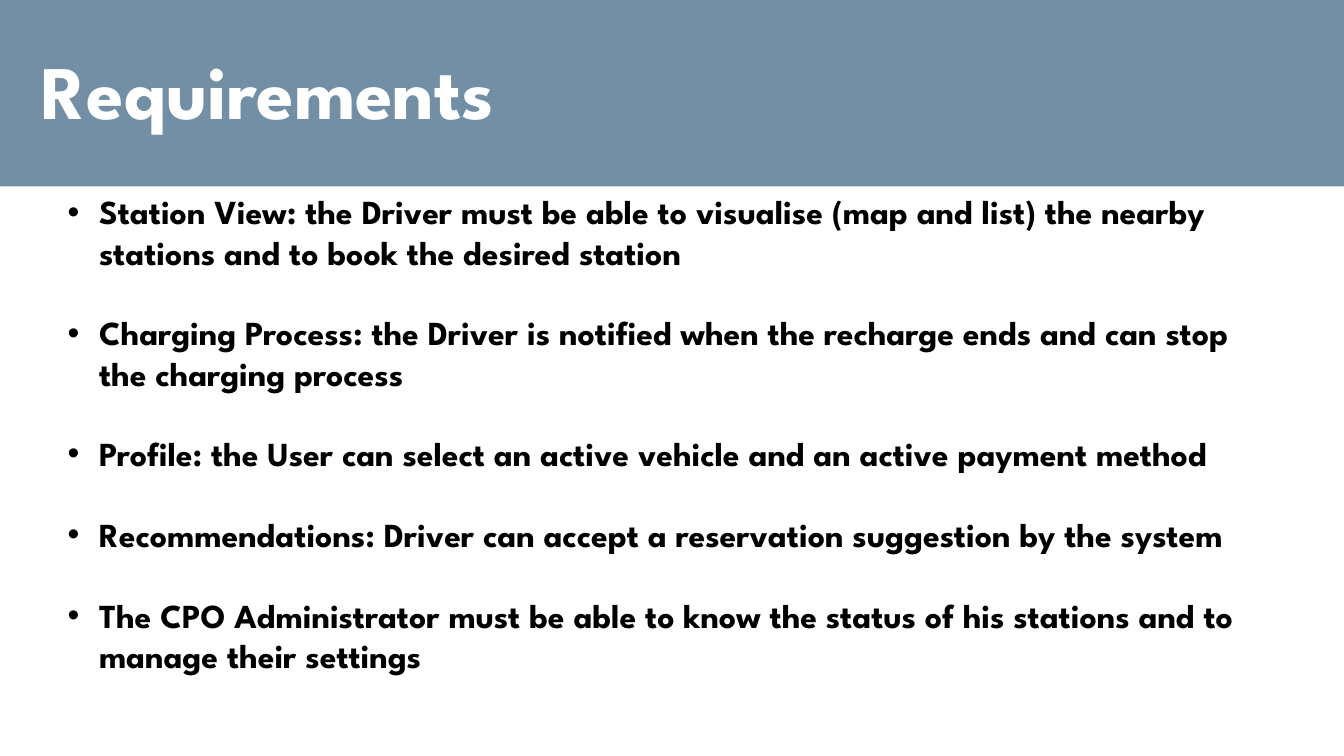
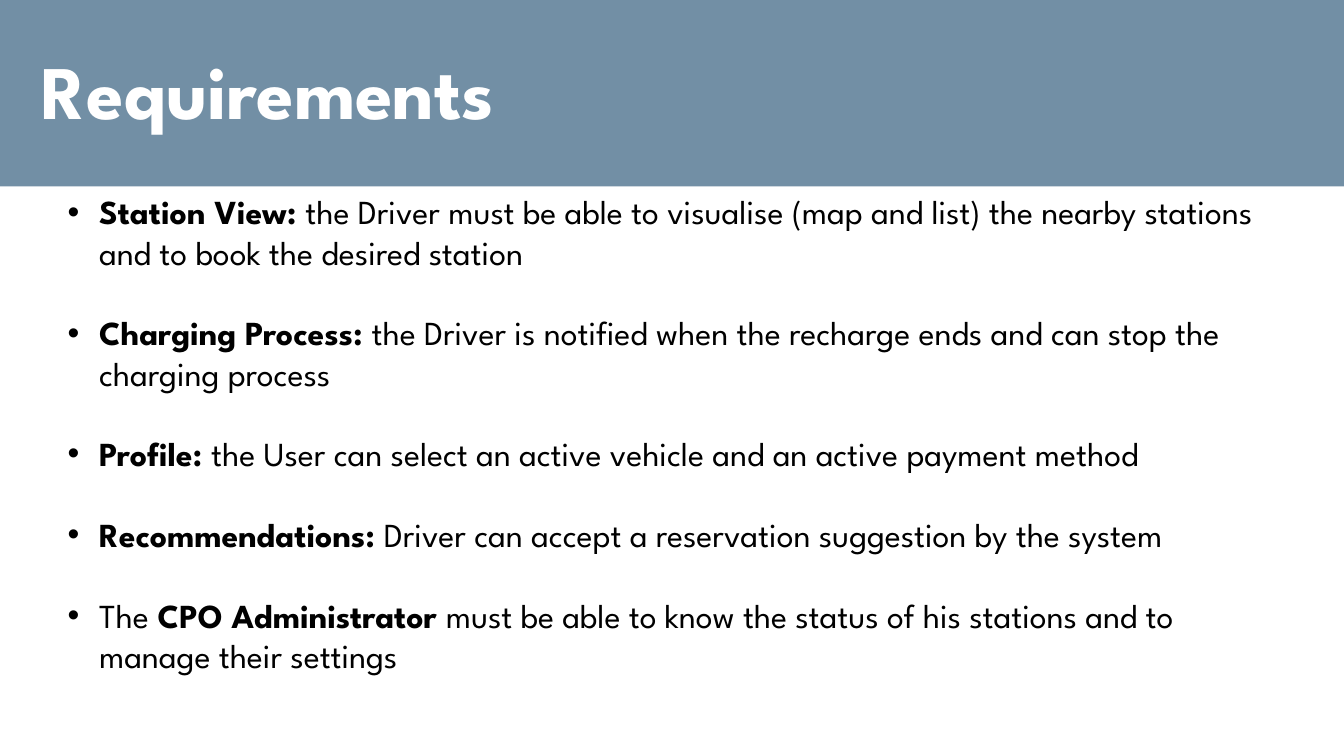
Before and after one commit to RobertoCialini/eMall, a slide deck: slide 4 of Presentation.pptx. Drawn at 1344x756 pixels with LibreOffice and Linux fonts; fonts in the diff are those of the drawing. Boxes give left, top, right and bottom in pixels: in the first picture for what was removed or moved away, otherwise in the second. Text is boxed around its words. In the diff, an @@ line names an element or a change of style, - is before the commit and + after.

```diff
--- a/Presentation.pptx
+++ b/Presentation.pptx
@@ text "Station View: the Driver must ..." at box(99, 200, 1253, 676): bold off in "the Driver must be able to visualise ...", "the Driver is notified when the recharge ...", "the User can select an active vehicle ...", "Driver can accept a reservation suggestion by ..." and 1 more places @@
```
Also in this commit, not shown: 4 other slides changed.
